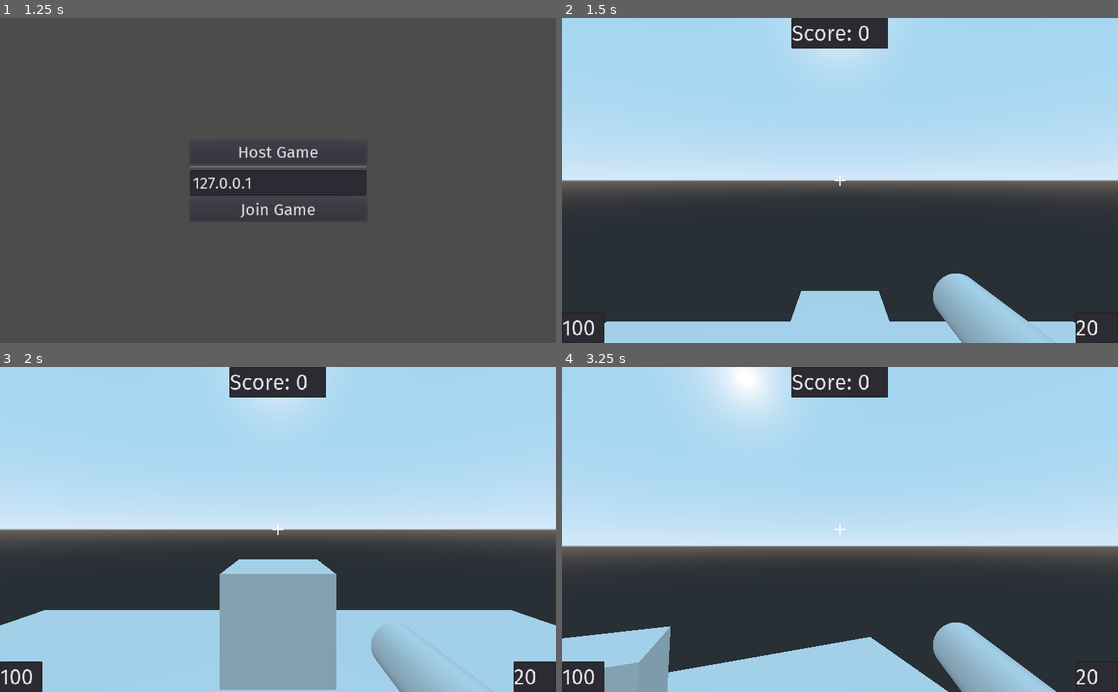
Above: before the commit, frames 1-4 (two rows, left to right).
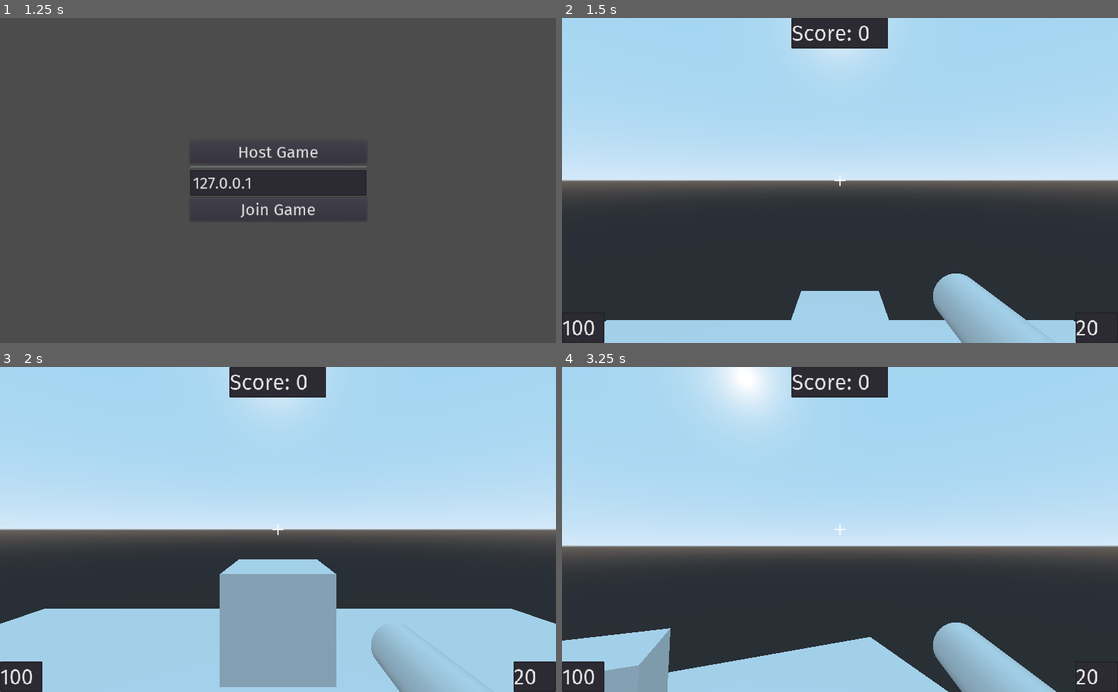
Above: after the commit, the same moments.

Repository: Linko-3D/Godot-Simple-Multiplayer-FPS
Game: Godot game, scene res://scenes/Lobby.tscn
Same seed, same stepped clock (60 frames per second), same inputs: the game is played once before the commit and once after it.
Inputs (mouse positions are in pixels of both pictures, inside the frame that each line leads up to):
- Up to frame 1 (1.25 s): tap Enter (ui_accept) at 0.5, 0.77 s; move the mouse to (400, 164) at 0.52 s; hold D (right) from 0.53 s (still down); click (400, 164) at 0.6 s
- Up to frame 2 (1.5 s): release D (right) at 1.25 s; click "Host Game" at 1.25 s
- Up to frame 3 (2 s): no input
- Up to frame 4 (3.25 s): move the mouse to (728, 545) at 2.02 s; hold S (backward) 2.03-2.78 s; click (728, 545) at 2.1 s; tap Enter (ui_accept) at 2.27 s; move the mouse to (851, 523) at 2.77 s; hold W (forward) from 2.78 s (still down); hold Shift (sprint) from 2.78 s (still down); click (851, 523) at 3.05 s

Frame 1 is identical in both runs. In frame 2, 0.2% of the frame differs, in the area x 7-93%, y 92-94%; in frame 3, 0.5%, in the area x 0-100%, y 74-100%; in frame 4, 0.2%.

Commit message:
added shell

Diff:
--- a/scenes/Map.tscn
+++ b/scenes/Map.tscn
@@ -11,7 +11,7 @@
 [node name="CSGBox" type="CSGBox" parent="."]
 use_collision = true
 width = 16.0
-height = 0.002
+height = 0.1
 depth = 16.0
 
 [node name="Camera" type="Camera" parent="."]
--- a/scenes/Player.tscn
+++ b/scenes/Player.tscn
@@ -75,6 +75,9 @@
 visible = false
 shadow_enabled = true
 
+[node name="ShellPosition" type="Position3D" parent="Camera/WeaponPosition/Weapon"]
+transform = Transform( -1.62921e-07, 1, 0, -1, -1.62921e-07, 0, 0, 0, 1, 0, 0, 0 )
+
 [node name="HUD" type="Control" parent="."]
 anchor_right = 1.0
 anchor_bottom = 1.0
--- /dev/null
+++ b/scenes/Shell.tscn
@@ -0,0 +1,14 @@
+[gd_scene load_steps=2 format=2]
+
+[sub_resource type="CylinderMesh" id=1]
+top_radius = 0.05
+bottom_radius = 0.05
+height = 0.3
+
+[node name="Shell" type="RigidBody"]
+continuous_cd = true
+
+[node name="MeshInstance" type="MeshInstance" parent="."]
+transform = Transform( -1.62921e-07, -1, 0, 1, -1.62921e-07, 0, 0, 0, 1, 0, 0, 0 )
+mesh = SubResource( 1 )
+material/0 = null
--- a/scripts/Player.gd
+++ b/scripts/Player.gd
@@ -17,6 +17,7 @@
 
 var bullet = "res://scenes/Bullet.tscn"
 var impact = "res://scenes/Impact.tscn"
+var shell = "res://scenes/Shell.tscn"
 
 puppet var puppet_transform = transform
 puppet var puppet_camera_rotation = Vector3()
@@ -96,6 +97,9 @@
 		if Input.get_mouse_mode() == Input.MOUSE_MODE_CAPTURED:
 			if can_shoot and ammo > 0:
 				rpc("ammo")
+
+				rpc("shell")
+
 				can_shoot = false
 				$FireRate.start()
 				rpc("shoot", $Camera/WeaponPosition/Weapon/BulletPosition.global_transform, $Camera/WeaponPosition/Weapon/BulletPosition.global_transform.basis.z)
@@ -155,3 +159,13 @@
 
 func _on_FireRate_timeout():
 	can_shoot = true
+
+remotesync func shell():
+	var shell_instance = load(shell).instance()
+
+	get_tree().get_root().add_child(shell_instance)
+
+	shell_instance.global_transform = $Camera/WeaponPosition/Weapon/ShellPosition.global_transform
+	shell_instance.linear_velocity = $Camera/WeaponPosition/Weapon/ShellPosition.global_transform.basis.y * 5
+	yield(get_tree().create_timer(0.5), "timeout")
+	shell_instance.queue_free()
